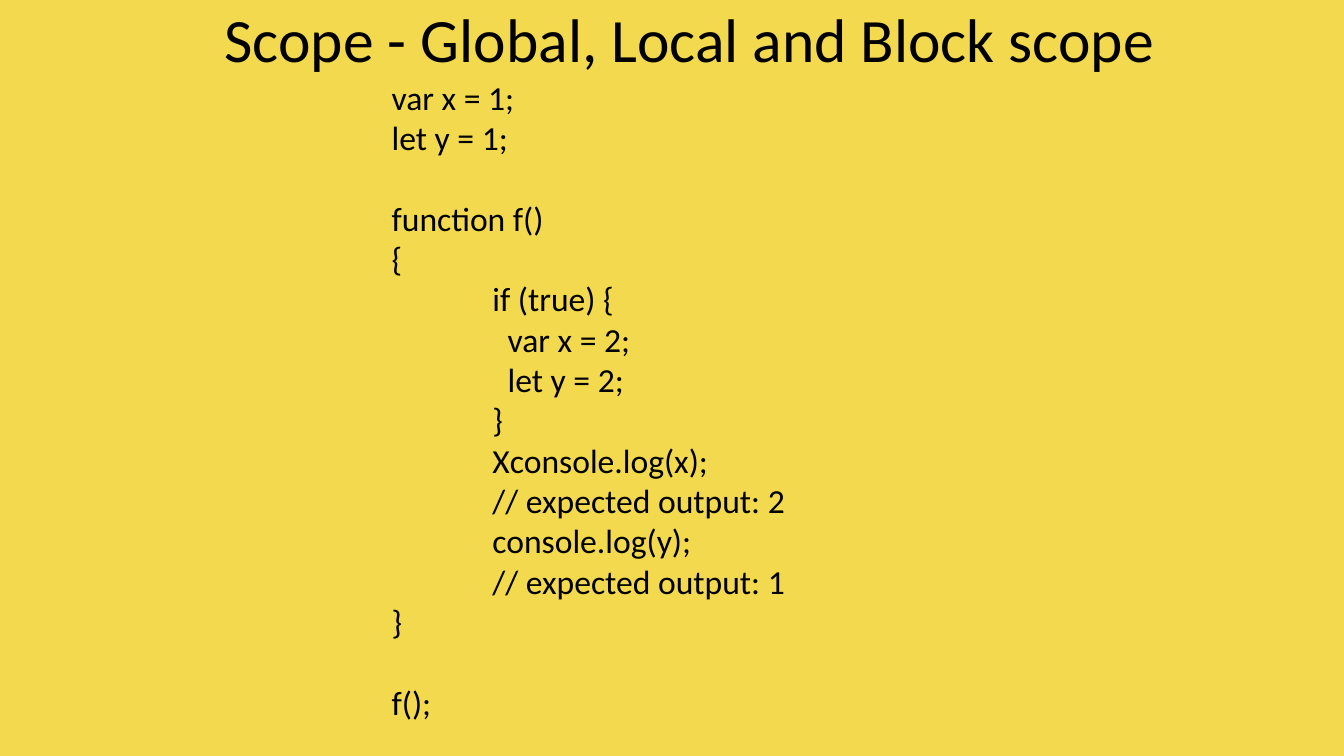
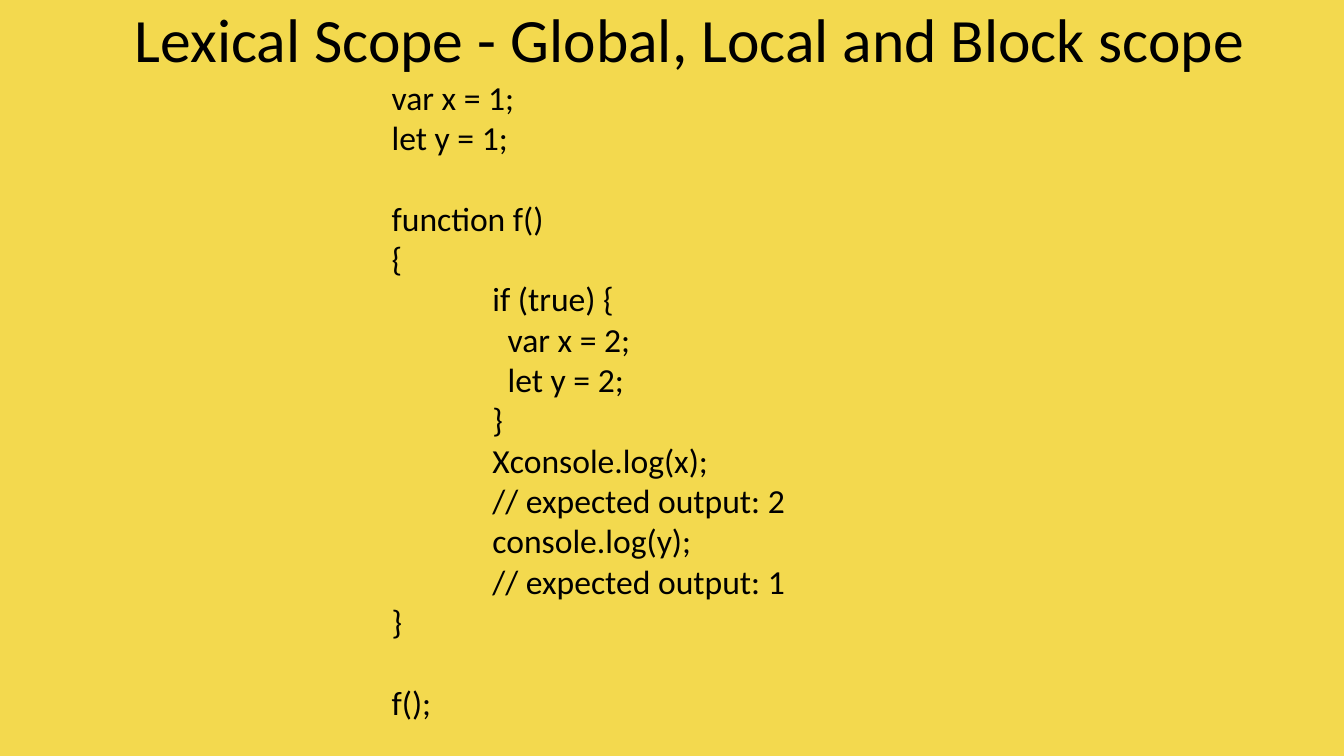
Before and after one commit to vishwanantha/javascript-101, a slide deck: slide 35 of ppt/001 - DataTypes.pptx (slide 34 before the commit). Drawn at 1344x756 pixels with LibreOffice and Linux fonts; fonts in the diff are those of the drawing; background and template pictures are left out. Boxes give left, top, right and bottom in pixels: in the first picture for what was removed or moved away, otherwise in the second. Text is boxed around its words. In the diff, an @@ line names an element or a change of style, - is before the commit and + after.

```diff
--- a/ppt/001 - DataTypes.pptx
+++ b/ppt/001 - DataTypes.pptx
@@ text at box(135, 19, 1244, 72): text changed @@
-Scope - Global, Local and Block scope
+Lexical Scope - Global, Local and Block scope
```
Also in this commit, not shown: 3 other slides changed, 1 slide added, 3 other files.
